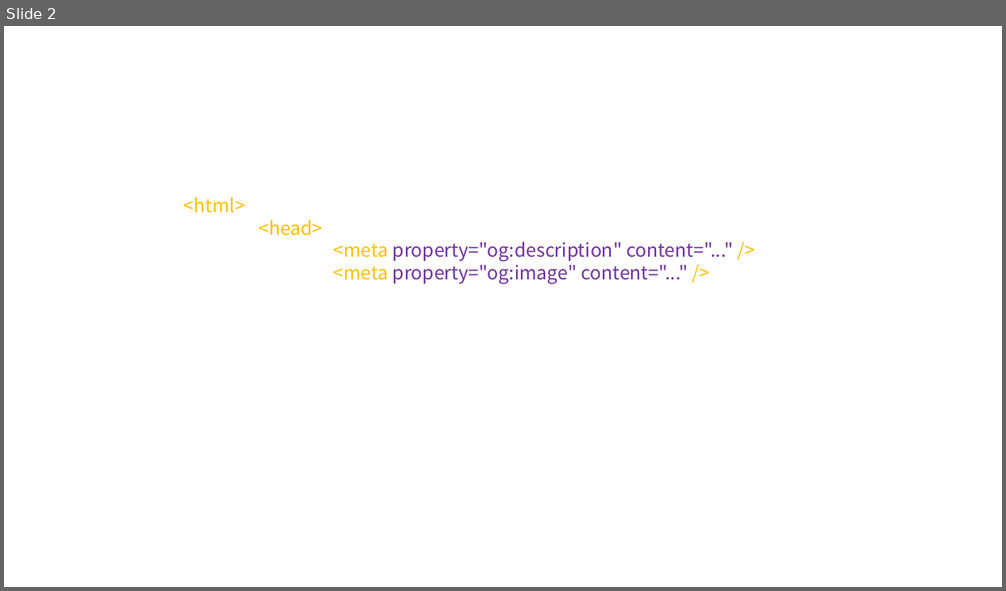
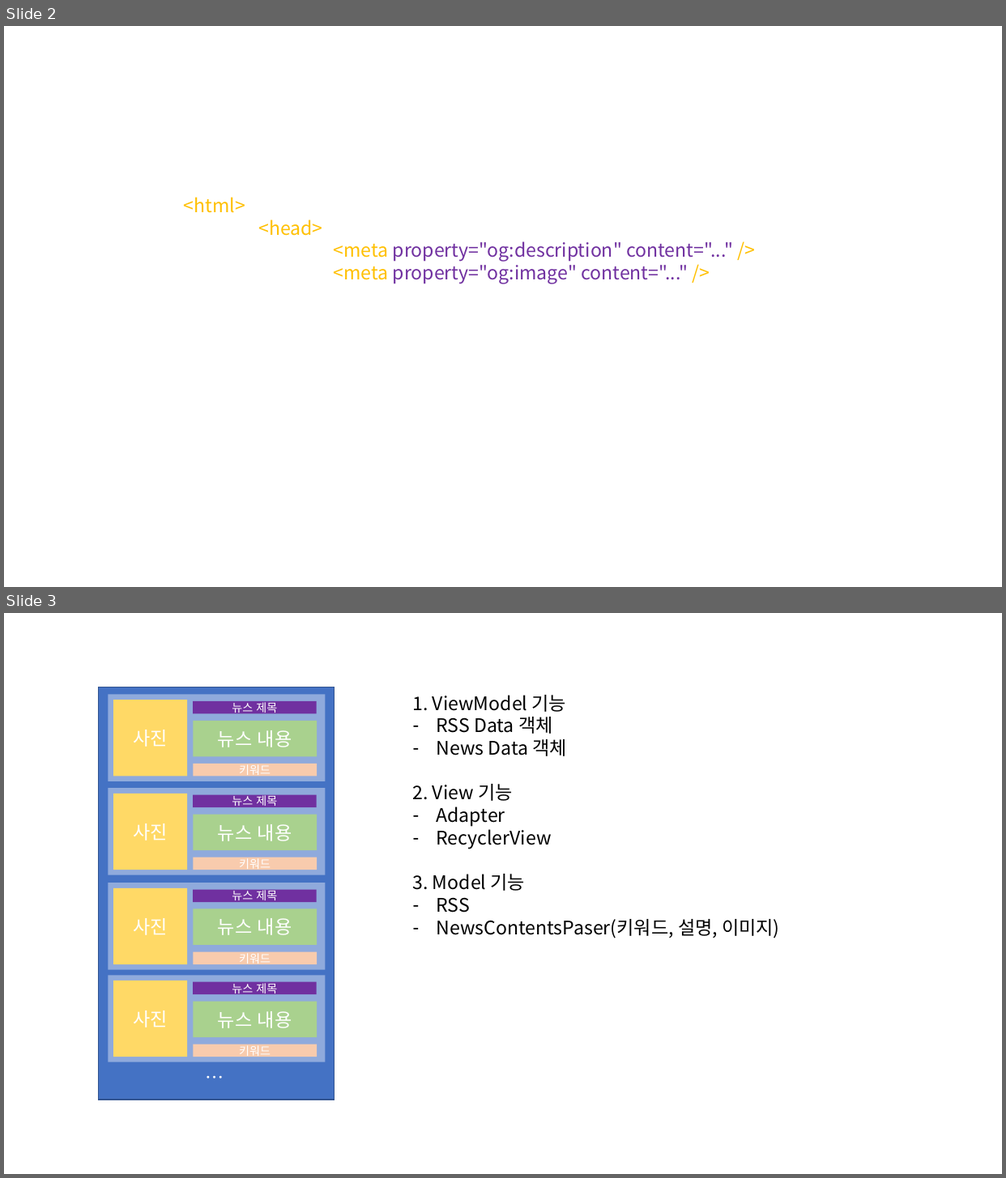
Before and after one commit to BaeWooRam/newsApp, a slide deck: 마이리틀트립.pptx. Shown one above the other, each under a label of ours: slide 2 before the commit, slides 2 and 3 after it. The pictures are 1006x591 and 1006x1178 pixels, drawn with LibreOffice and Linux fonts; fonts in the diff are those of the drawing. Boxes give left, top, right and bottom in pixels: in the first picture for what was removed or moved away, otherwise in the second. Text is boxed around its words. In the diff, an @@ line names an element or a change of style, - is before the commit and + after.

```diff
--- a/마이리틀트립.pptx
+++ b/마이리틀트립.pptx
@@ slide 3 added at (x1=4, y1=613, x2=1002, y2=1174), background #FFFFFF @@
@@ rectangle added at (x1=98, y1=687, x2=334, y2=1100), fill #4472C4, outline #325491 1 pt @@
@@ text added at (x1=413, y1=695, x2=780, y2=939), 18 pt, text #000000 @@
+1. ViewModel 기능
+– RSS Data 객체
+– News Data 객체
+2. View 기능
+– Adapter
+– RecyclerView
+3. Model 기능
+– RSS
+– NewsContentsPaser(키워드, 설명, 이미지)
@@ group added at (x1=108, y1=695, x2=325, y2=781): 5 rectangles @@
+사진
+뉴스 제목
+뉴스 내용
+키워드
@@ group added at (x1=108, y1=788, x2=325, y2=875): 5 rectangles @@
+사진
+뉴스 제목
+뉴스 내용
+키워드
@@ group added at (x1=108, y1=884, x2=325, y2=970): 5 rectangles @@
+사진
+뉴스 제목
+뉴스 내용
+키워드
@@ group added at (x1=108, y1=975, x2=325, y2=1063): 5 rectangles @@
+사진
+뉴스 제목
+뉴스 내용
+키워드
@@ text added at (x1=198, y1=1063, x2=236, y2=1093), 18 pt, text #FFFFFF @@
+…..
```
Also in this commit, not shown: 39 other files.
